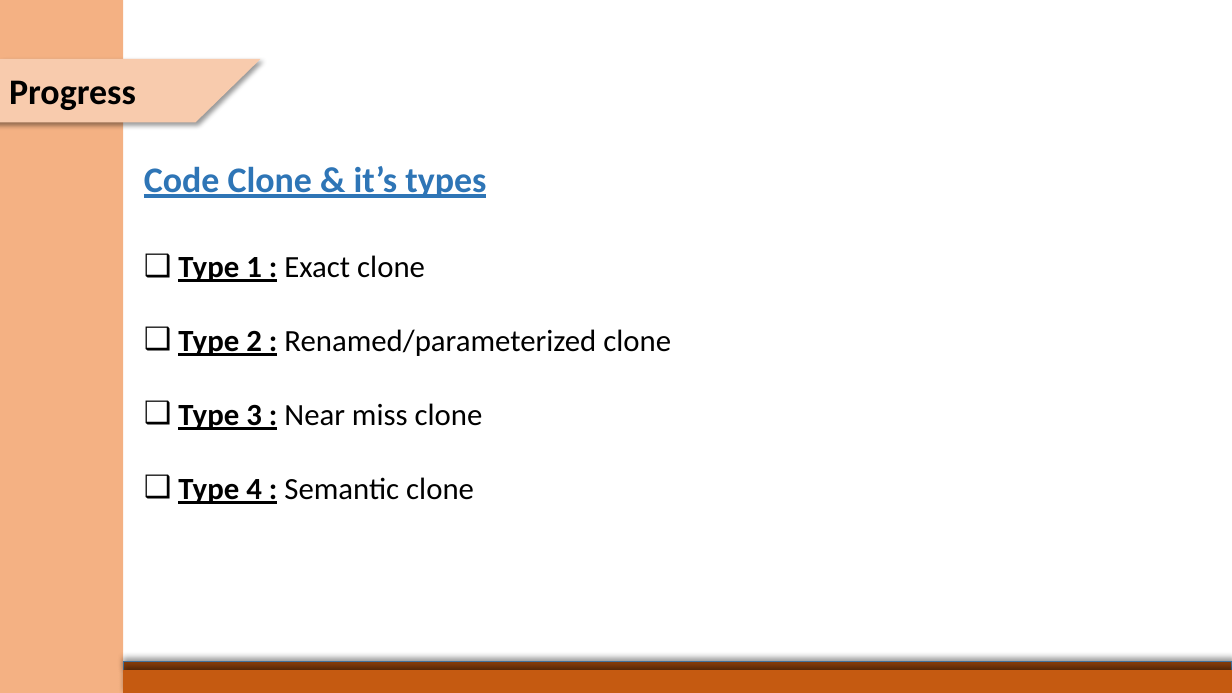
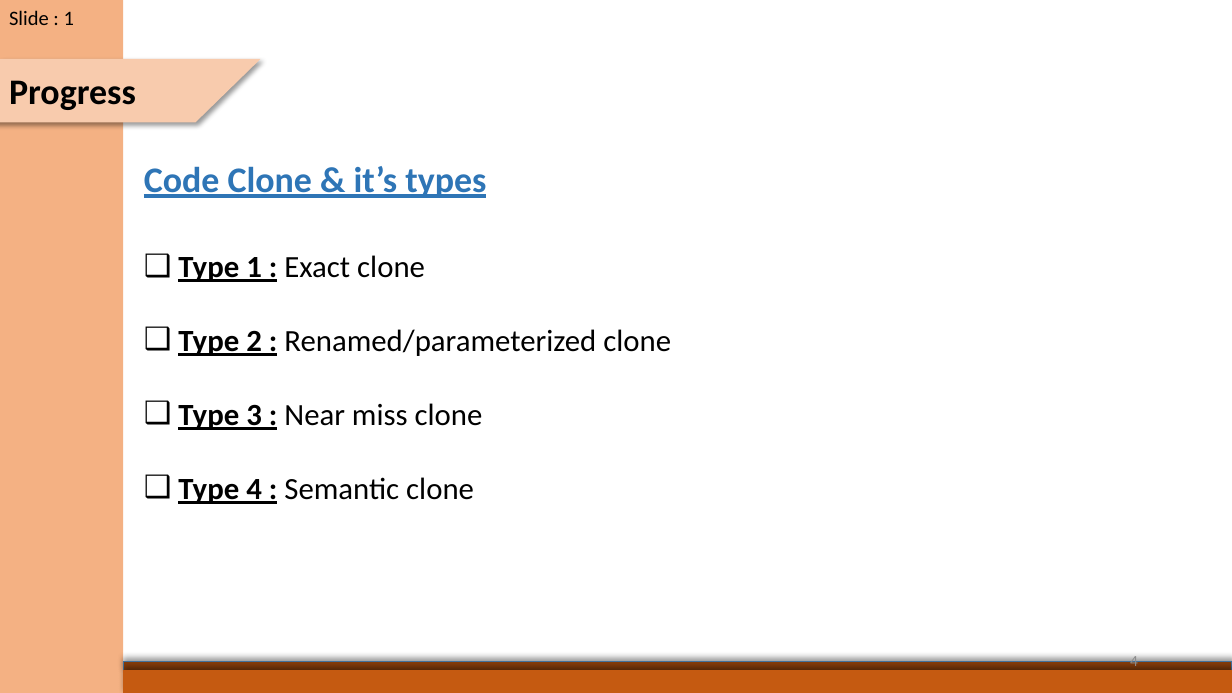
Before and after one commit to SaadDroid/AntiPlagiarism, a slide deck: slide 4 of MidPresentation1122.pptx (slide 3 before the commit). Drawn at 1232x693 pixels with LibreOffice and Linux fonts; fonts in the diff are those of the drawing. Boxes give left, top, right and bottom in pixels: in the first picture for what was removed or moved away, otherwise in the second. Text is boxed around its words. In the diff, an @@ line names an element or a change of style, - is before the commit and + after.

```diff
--- a/MidPresentation1122.pptx
+++ b/MidPresentation1122.pptx
@@ text added at <box>9,10,74,25</box>, 16 pt, text #000000 @@
+Slide : 1
@@ page number added at <box>1130,653,1138,671</box>, 12 pt, text #8C8C8C @@
+4
```
Also in this commit, not shown: 8 other slides changed, 3 slides added, 3 slides removed.
